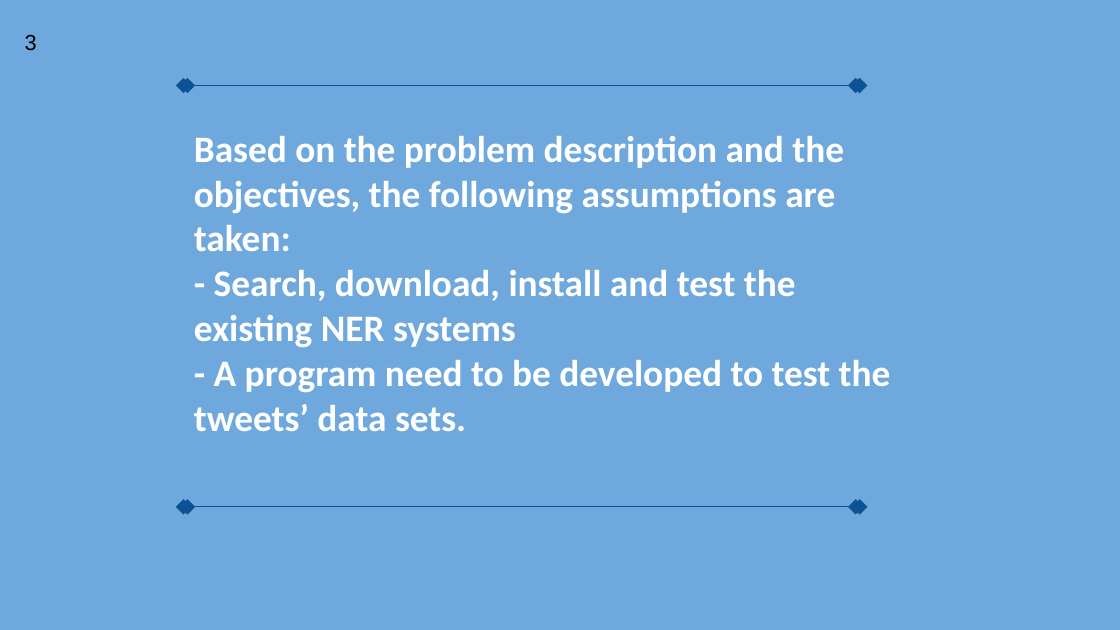
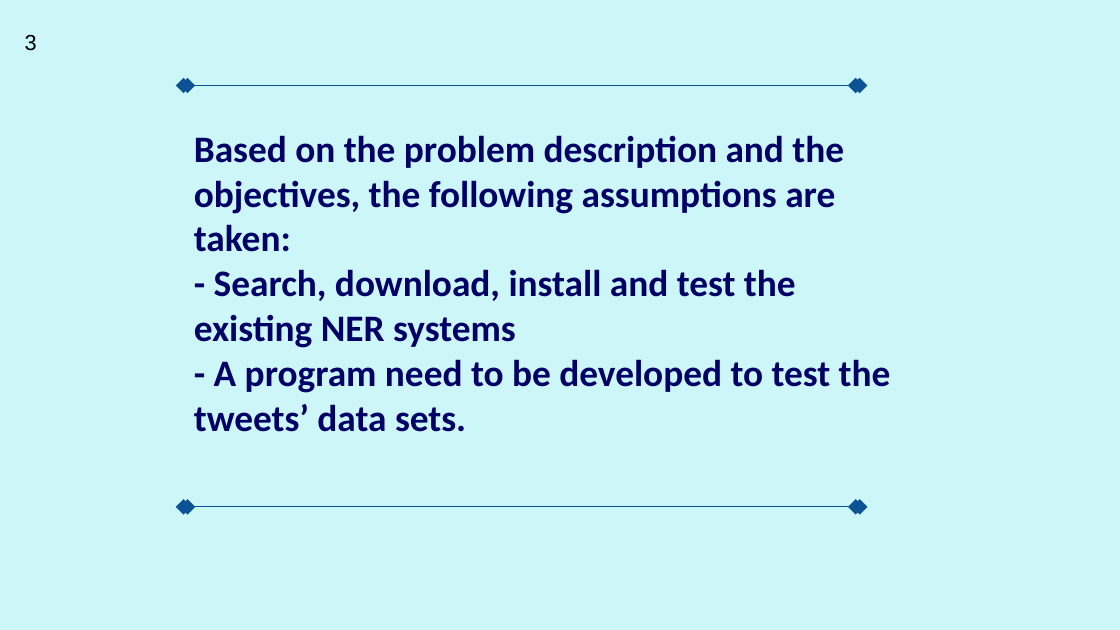
Before and after one commit to bugseerdogan/CSE4095S17_Group3, a slide deck: slide 3 of CSE4095S17_Group3.pptx. Drawn at 1120x630 pixels with LibreOffice and Linux fonts; fonts in the diff are those of the drawing. Boxes give left, top, right and bottom in pixels: in the first picture for what was removed or moved away, otherwise in the second. Text is boxed around its words. In the diff, an @@ line names an element or a change of style, - is before the commit and + after.

```diff
--- a/CSE4095S17_Group3.pptx
+++ b/CSE4095S17_Group3.pptx
@@ background #6FA8DC to #CCF6F8 @@
@@ text "Based on the problem description ..." at (x1=194, y1=135, x2=891, y2=432): text colour #FFFFFF to #000066 @@
```
Also in this commit, not shown: 7 other slides changed, 12 slides added, 3 slides removed.
